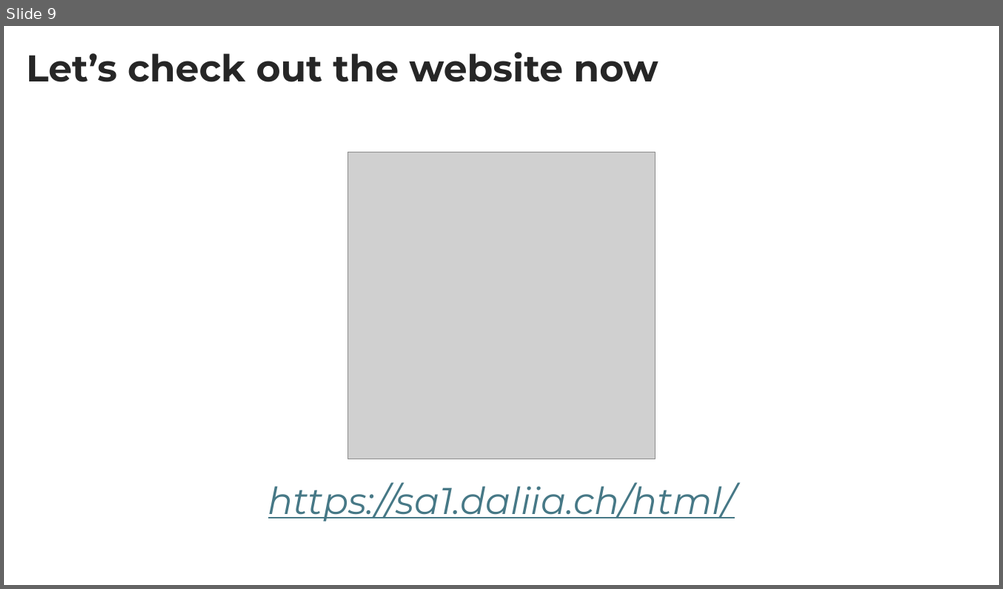
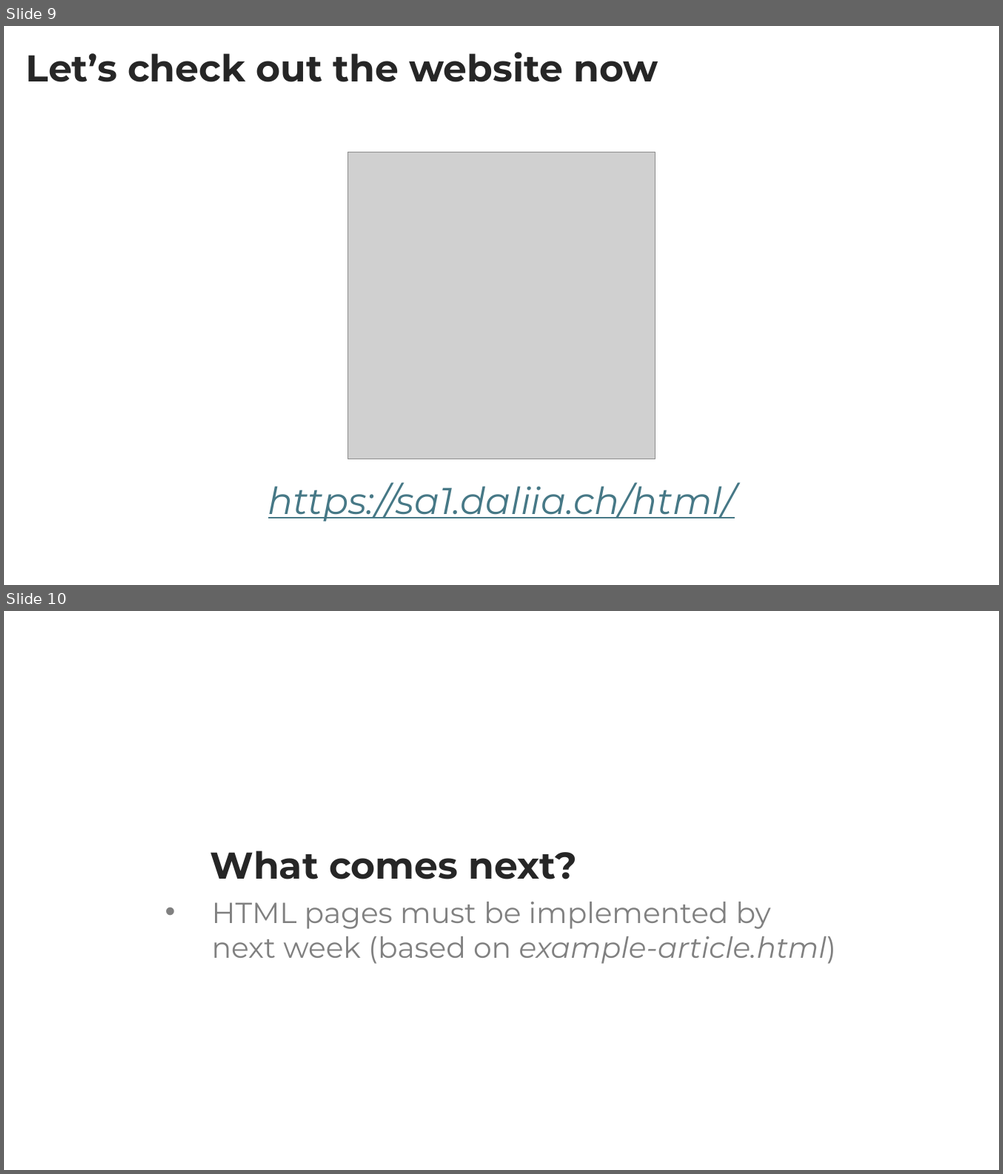
Before and after one commit to imdaliia/swat-g1, a slide deck: docs/midway.pptx. Shown one above the other, each under a label of ours: slide 9 before the commit, slides 9 and 10 after it. The pictures are 1003x589 and 1003x1174 pixels, drawn with LibreOffice and Linux fonts; fonts in the diff are those of the drawing; grey boxes stand for pictures. Boxes give left, top, right and bottom in pixels: in the first picture for what was removed or moved away, otherwise in the second. Text is boxed around its words. In the diff, an @@ line names an element or a change of style, - is before the commit and + after.

Commit message:
fix: presentation

```diff
--- a/docs/midway.pptx
+++ b/docs/midway.pptx
@@ slide 10 added at [4,611,999,1170], background #FFFFFF @@
@@ text added at [210,851,577,880], 36 pt, text #262626, bold @@
+What comes next?
@@ text added at [212,902,836,964], 28 pt, text #808080 @@
+• HTML pages must be implemented by next week (based on example-article.html)
```
Also in this commit, not shown: 1 other slide added.
